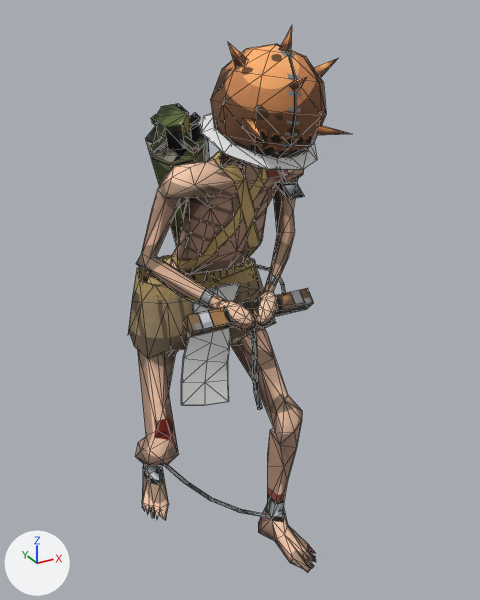
An edit to the Blender file tools/art/blend/ecclesiastic-prisoner.blend, drawn before and after from the same camera.
One viewpoint serves both versions: a camera (50 mm lens) standing at (-0.584, -1.28, 1.224) and looking at (0.054, -0.119, 0.644). Every picture has the same lights, and +X, +Y and +Z are marked at lower left. The first picture is the older version. Mesh edges are drawn as thin lines.

Objects in the first picture: 'Accent', 'Back', 'Body', 'Helmet', 'Hip', 'Weapon'.
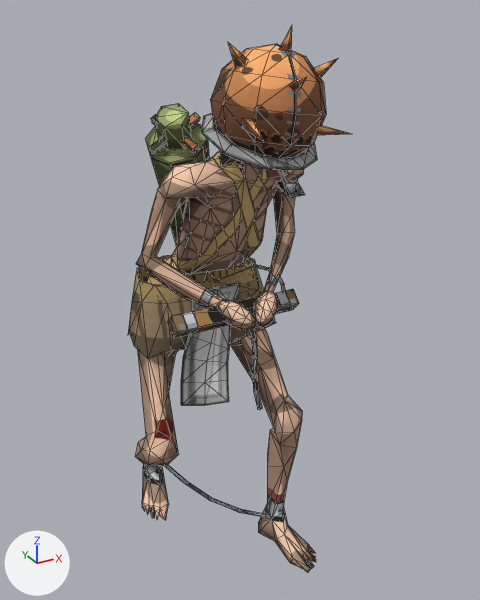
Location of each change, (x1, y1, x2, y2) in pixels of the pictures (480 x 600 px; the box of a moved part takes in the faces that stretch with it):
'Accent', recoloured, surface changed: (181, 113, 317, 405) in both
'Weapon', reshaped: before (183, 288, 314, 410); after (168, 289, 299, 410)
part 2 of me_weapon, moved or reshaped: before (183, 288, 314, 337); after (168, 289, 299, 338)
part 3 of me_back, surface changed: (146, 104, 285, 291) in both

What the commit changed:
Picture 'ecclesiastic-prisoner-Accent' (img_ecclesiastic_prisoner_accent) is new.
Material 'ecclesiastic-prisonerAccent' (mat_ecclesiastic_prisoneraccent) is new.
Its texture is img_ecclesiastic_prisoner_accent.
Its roughness is 1.0.
me_accent has 66 vertices, 100 faces and spans x -0.098..0.129, y -0.349..-0.097, z 0.413..1.057.
me_accent is used by ob_accent; location (0.0, 0.0, 0.0).
me_accent no longer uses material mat_accent (white #e7e7e7).
me_accent part 1: texture (UV) coordinates changed.
me_accent gains material mat_ecclesiastic_prisoneraccent (picture img_ecclesiastic_prisoner_accent).
me_weapon is used by ob_weapon; location (0.0, 0.0, 0.0).
me_weapon had 48 vertices, 72 faces and spanned x -0.133..0.133, y -0.303..-0.236, z 0.484..0.708.
me_weapon now has 48 vertices, 72 faces and spans x -0.158..0.108, y -0.303..-0.221, z 0.484..0.706.
me_weapon part 2: the loose piece of 8 vertices spanning x -0.133..0.133, y -0.283..-0.236, z 0.661..0.708 is moved by (-0.025, 0.014, -0.002).
me_back has 176 vertices, 276 faces and spans x -0.133..0.175, y -0.261..0.12, z 0.655..1.063.
me_back is used by ob_back; location (0.0, 0.0, 0.0).
me_back part 3: 232 kept faces spanning x -0.133..0.175, y -0.261..0.12, z 0.655..1.063 get new texture (UV) coordinates.
